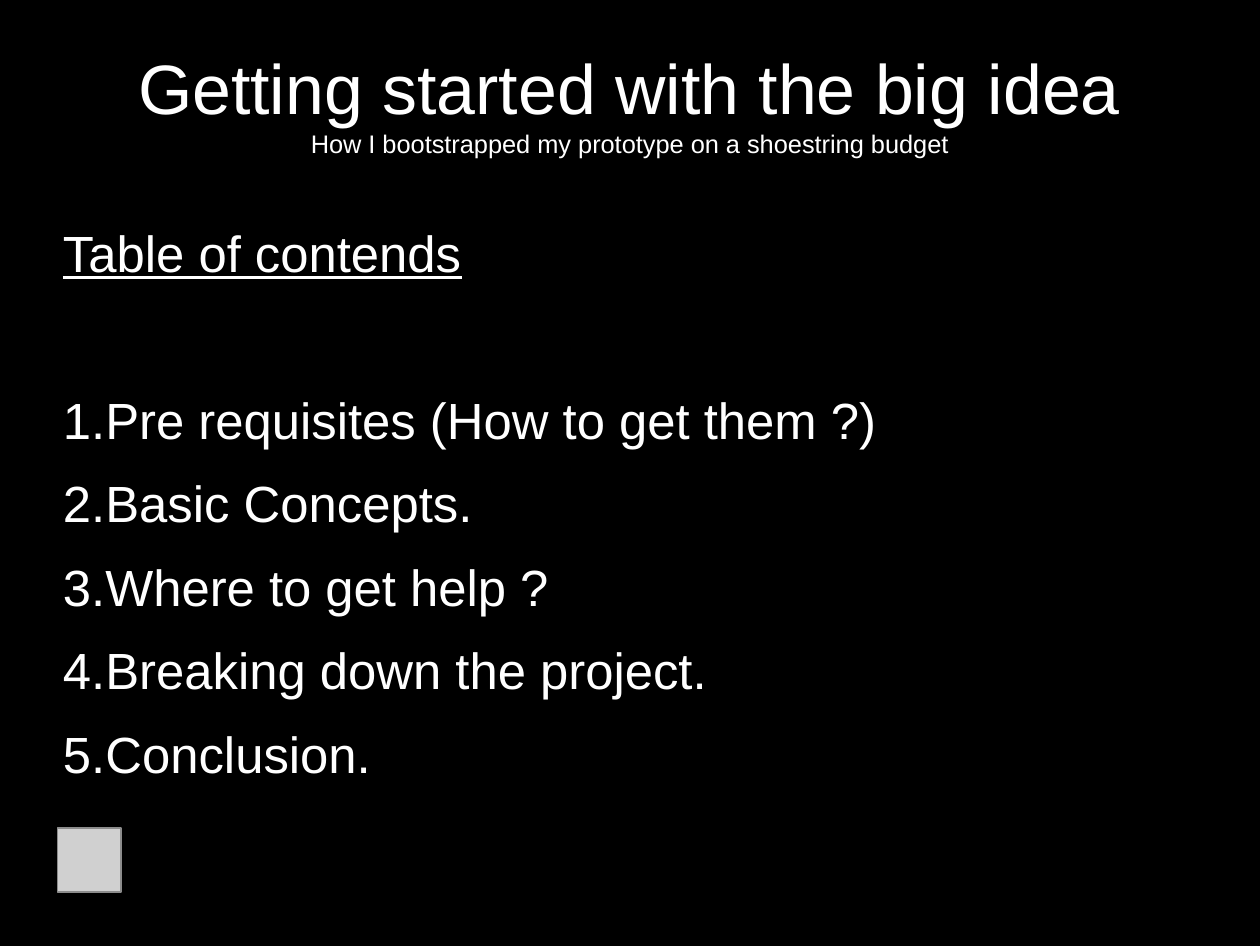
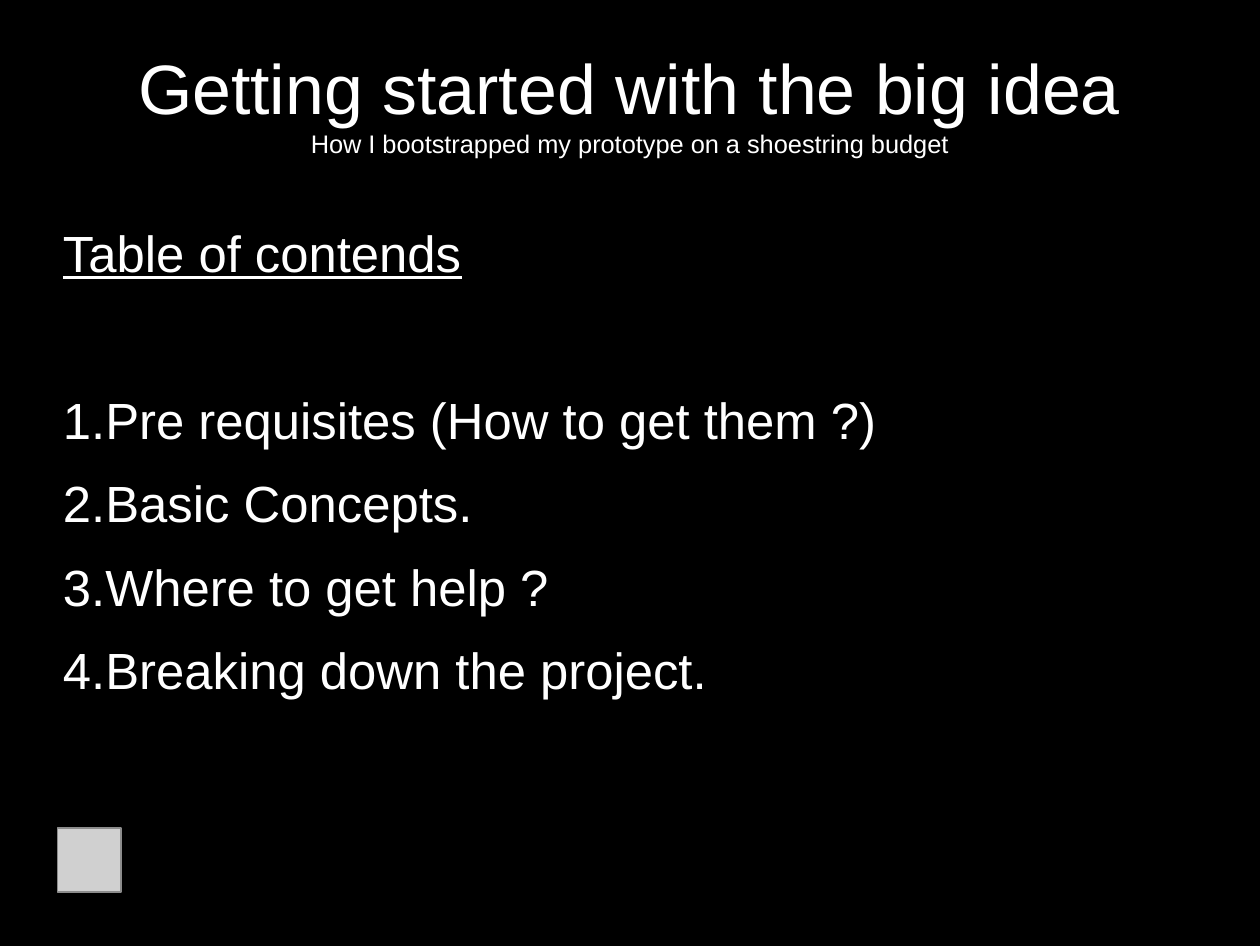
Before and after one commit to jcda/django-mvp-install-script, a slide deck: slide 3 of MVP-presentation-BD-Meetup.odp (slide 2 before the commit). Drawn at 1260x946 pixels with LibreOffice and Linux fonts; fonts in the diff are those of the drawing; grey boxes stand for pictures. Boxes give left, top, right and bottom in pixels: in the first picture for what was removed or moved away, otherwise in the second. Text is boxed around its words. In the diff, an @@ line names an element or a change of style, - is before the commit and + after.

```diff
--- a/MVP-presentation-BD-Meetup.odp
+++ b/MVP-presentation-BD-Meetup.odp
@@ text at (63, 736, 371, 774): paragraph removed @@
-5. Conclusion.
```
Also in this commit, not shown: 12 other slides changed, 3 slides added.
